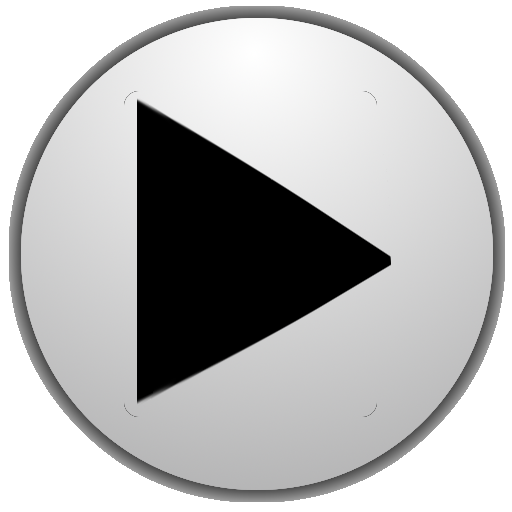
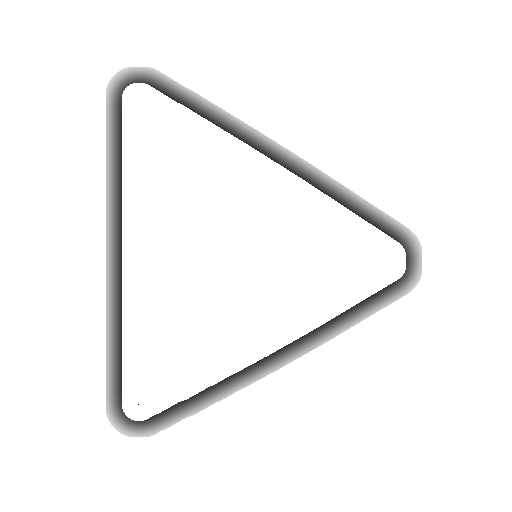
The second 512×512 image is a revision of the first. Changes to its layers:
added layer "white arrow" above "white arrow shadow" over left=122, top=83, right=406, bottom=421
added layer "white arrow shadow" above "Play" over left=106, top=67, right=422, bottom=437
renamed "Transformation" to "Play", hid it over left=137, top=98, right=391, bottom=406
removed layer "Neue Ebene#2" over left=124, top=91, right=377, bottom=417
renamed "Hintergrund" to "Button", hid it over left=21, top=18, right=493, bottom=490
renamed "Neue Ebene#1" to "Button shadow", hid it over left=9, top=6, right=505, bottom=502
